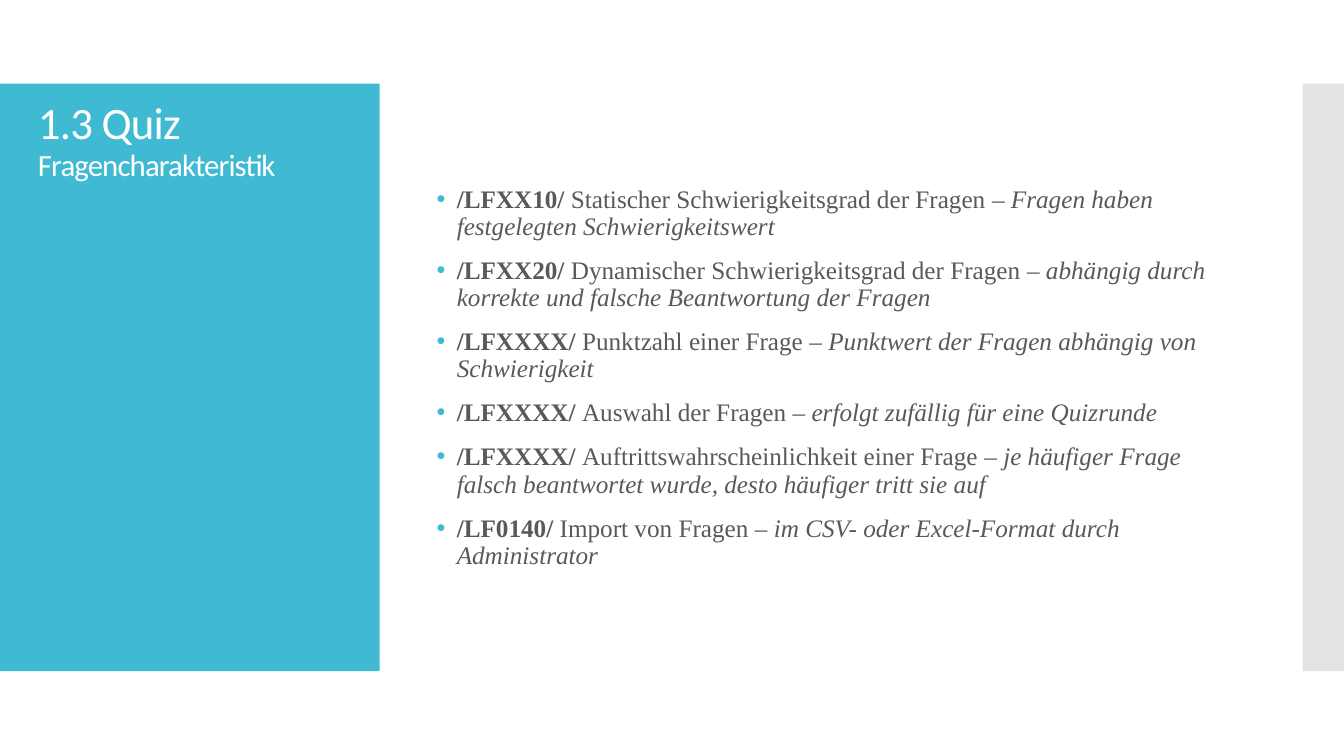
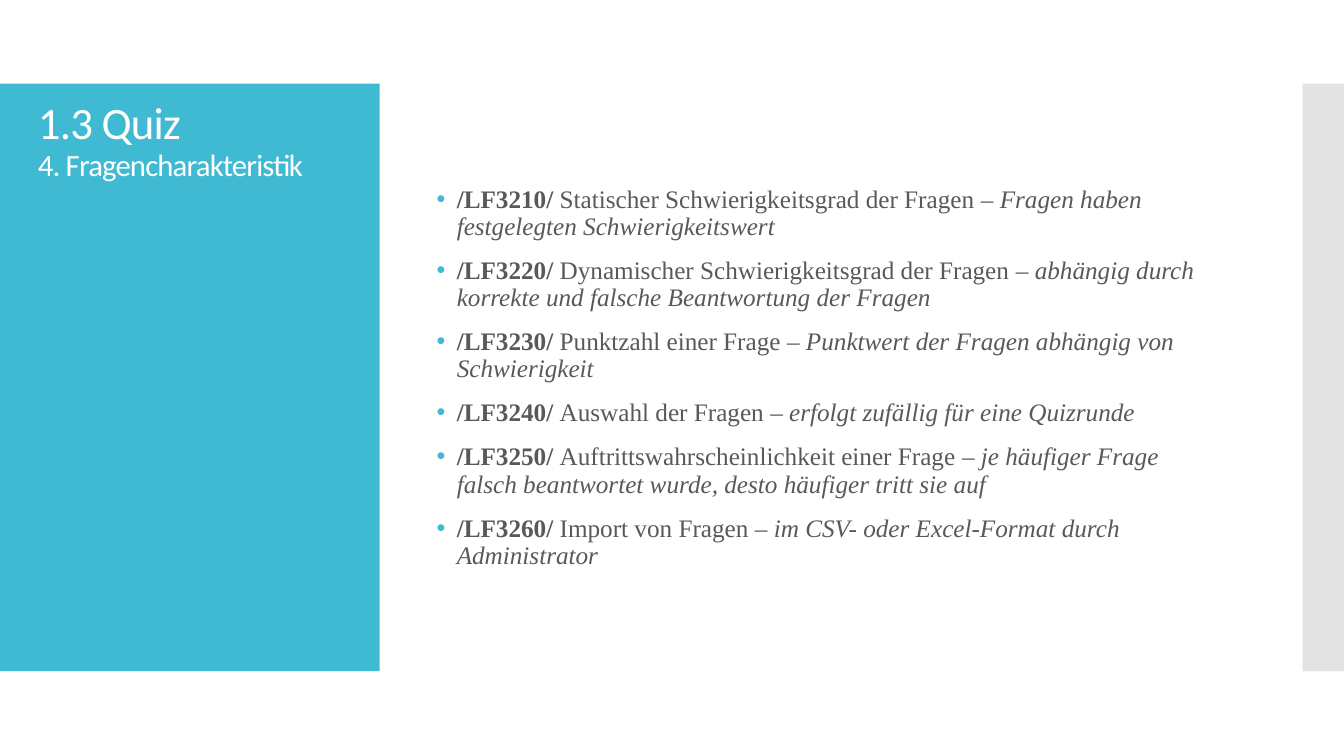
Before and after one commit to ch-schlecht/cz17a, a slide deck: slide 10 of Vortrag/Review_Lastenheft_Folien.pptx. Drawn at 1344x756 pixels with LibreOffice and Linux fonts; fonts in the diff are those of the drawing. Boxes give left, top, right and bottom in pixels: in the first picture for what was removed or moved away, otherwise in the second. Text is boxed around its words. In the diff, an @@ line names an element or a change of style, - is before the commit and + after.

```diff
--- a/Vortrag/Review_Lastenheft_Folien.pptx
+++ b/Vortrag/Review_Lastenheft_Folien.pptx
@@ title at [38, 108, 303, 182]: text changed @@
-1.3 Quiz
-Fragencharakteristik
+1.3 Quiz
+4. Fragencharakteristik
@@ text at [457, 190, 1194, 564]: text changed @@
-• /LFXX10/ Statischer Schwierigkeitsgrad der Fragen – Fragen haben festgelegten Schwierigkeitswert
-• /LFXX20/ Dynamischer Schwierigkeitsgrad der Fragen – abhängig durch korrekte und falsche Beantwortung der Fragen
-• /LFXXXX/ Punktzahl einer Frage – Punktwert der Fragen abhängig von Schwierigkeit
-• /LFXXXX/ Auswahl der Fragen – erfolgt zufällig für eine Quizrunde
-• /LFXXXX/ Auftrittswahrscheinlichkeit einer Frage – je häufiger Frage falsch beantwortet wurde, desto häufiger tritt sie auf
-• /LF0140/ Import von Fragen – im CSV- oder Excel-Format durch Administrator
+• /LF3210/ Statischer Schwierigkeitsgrad der Fragen – Fragen haben festgelegten Schwierigkeitswert
+• /LF3220/ Dynamischer Schwierigkeitsgrad der Fragen – abhängig durch korrekte und falsche Beantwortung der Fragen
+• /LF3230/ Punktzahl einer Frage – Punktwert der Fragen abhängig von Schwierigkeit
+• /LF3240/ Auswahl der Fragen – erfolgt zufällig für eine Quizrunde
+• /LF3250/ Auftrittswahrscheinlichkeit einer Frage – je häufiger Frage falsch beantwortet wurde, desto häufiger tritt sie auf
+• /LF3260/ Import von Fragen – im CSV- oder Excel-Format durch Administrator
```
Also in this commit, not shown: 19 other slides changed, 1 slide added, 1 slide removed.
